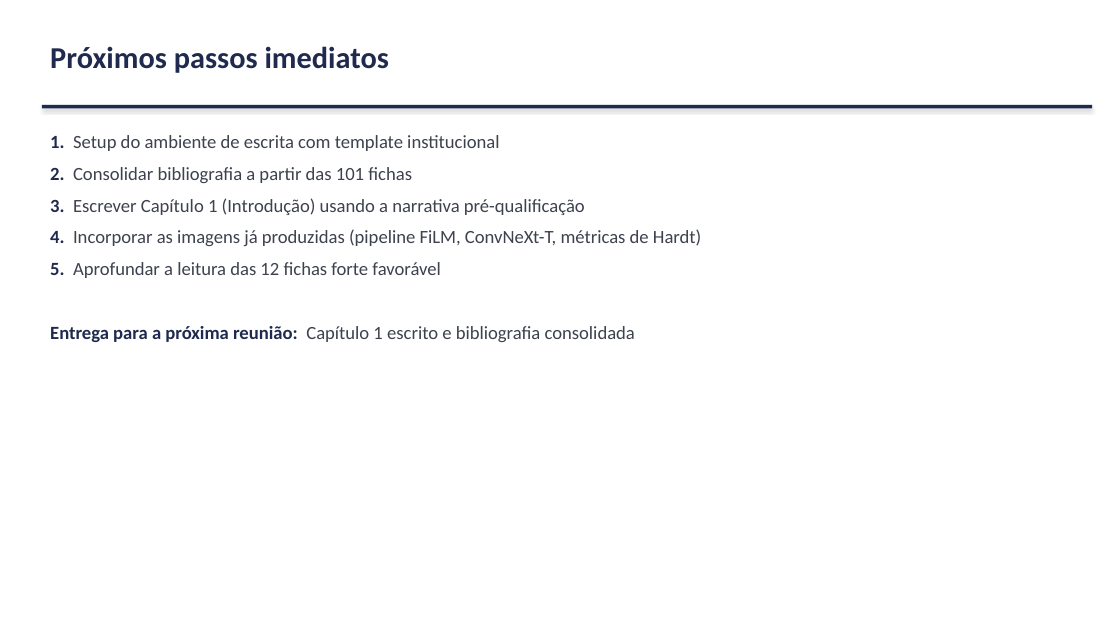
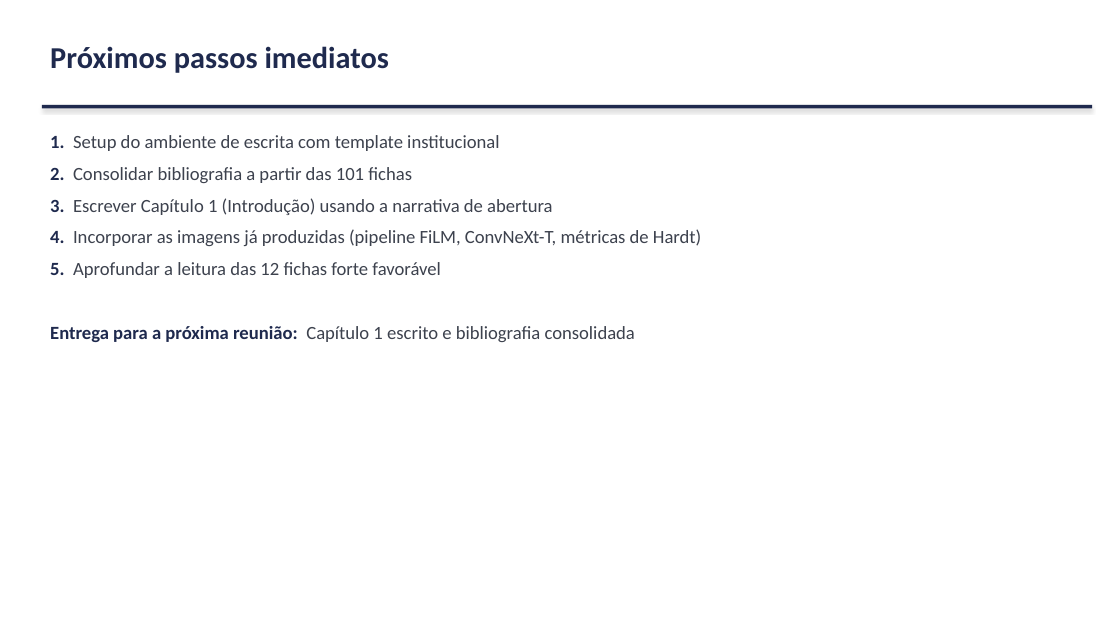
Before and after one commit to marcellozzetti/Facial-Recognition-Models-Mitigating-Bias, a slide deck: slide 23 of docs/ativo/material_reuniao_orientador_2026-06-15.pptx. Drawn at 1120x630 pixels with LibreOffice and Linux fonts; fonts in the diff are those of the drawing. Boxes give left, top, right and bottom in pixels: in the first picture for what was removed or moved away, otherwise in the second. Text is boxed around its words. In the diff, an @@ line names an element or a change of style, - is before the commit and + after.

```diff
--- a/docs/ativo/material_reuniao_orientador_2026-06-15.pptx
+++ b/docs/ativo/material_reuniao_orientador_2026-06-15.pptx
@@ text at box(50, 198, 552, 215): text changed @@
-3. Escrever Capítulo 1 (Introdução) usando a narrativa pré-qualificação
+3. Escrever Capítulo 1 (Introdução) usando a narrativa de abertura
```
Also in this commit, not shown: 3 other slides changed, 1 other file.
